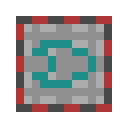
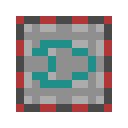
The second 128 x 128 image is a revision of the first. Changes to its layers:
painted on "Background" over [16, 16, 104, 112]
